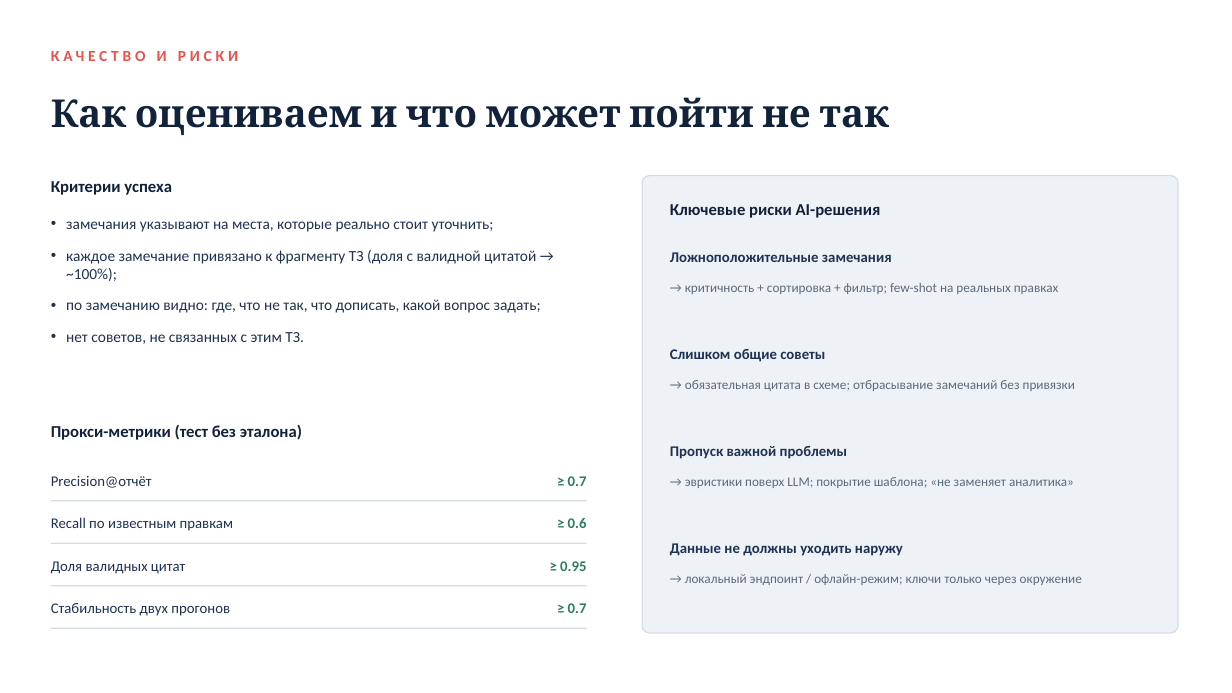
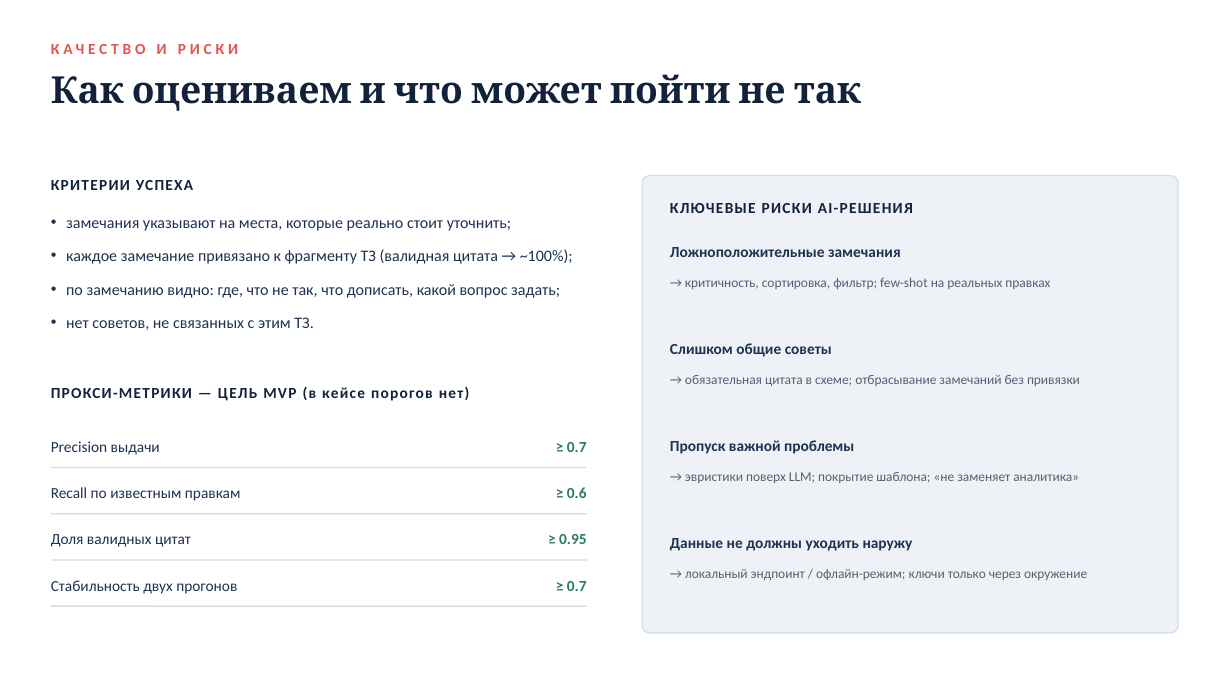
Before and after one commit to kayaal34/aitalenthub-hackathon, a slide deck: slide 8 of presentation/ТЗ-Ревьюер — промежуточная защита.pptx (slide 7 before the commit). Drawn at 1232x693 pixels with LibreOffice and Linux fonts; fonts in the diff are those of the drawing. Boxes give left, top, right and bottom in pixels: in the first picture for what was removed or moved away, otherwise in the second. Text is boxed around its words. In the diff, an @@ line names an element or a change of style, - is before the commit and + after.

```diff
--- a/presentation/ТЗ-Ревьюер — промежуточная защита.pptx
+++ b/presentation/ТЗ-Ревьюер — промежуточная защита.pptx
@@ text "КАЧЕСТВО И РИСКИ" at [157, 44, 167, 54]: vertical alignment middle to top @@
@@ text "Как оцениваем и что может ..." at [51, 74, 861, 111]: size 30 to 29 pt; vertical alignment middle to top @@
@@ text at [51, 180, 193, 190]: text changed; size 13 to 12 pt @@
-Критерии успеха
+КРИТЕРИИ УСПЕХА
@@ text at [670, 203, 913, 213]: text changed; size 13 to 12 pt @@
-Ключевые риски AI-решения
+КЛЮЧЕВЫЕ РИСКИ AI-РЕШЕНИЯ
@@ text at [66, 220, 560, 330]: size 12 to 12.5 pt in "замечания указывают на места, которые реально стоит ...", "по замечанию видно: где, что не так, ...", "нет советов, не связанных с этим ТЗ."; more space between paragraphs @@
@@ text at [66, 249, 573, 264]: text changed; size 12 to 12.5 pt @@
-• каждое замечание привязано к фрагменту ТЗ (доля с валидной цитатой → ~100%);
+• каждое замечание привязано к фрагменту ТЗ (валидная цитата → ~100%);
@@ text at [685, 277, 1050, 289]: text changed; size 10.3 to 10.5 pt; text colour #5B6B7C to #566173 @@
-→ критичность + сортировка + фильтр; few-shot на реальных правках
+→ критичность, сортировка, фильтр; few-shot на реальных правках
@@ text at [51, 386, 470, 401]: text changed; size 13 to 12 pt @@
-Прокси-метрики (тест без эталона)
+ПРОКСИ-МЕТРИКИ — ЦЕЛЬ MVP (в кейсе порогов нет)
@@ text at [51, 441, 160, 455]: text changed; size 11.5 to 12 pt @@
-Precision@отчёт
+Precision выдачи
@@ size 11.5 to 12 pt in 11 elements at [670, 247, 901, 257], [670, 343, 832, 357], [670, 440, 854, 454], [670, 538, 913, 551], [51, 580, 237, 594], [567, 581, 587, 591], [51, 534, 191, 547], [559, 534, 586, 544], [51, 487, 240, 501], [567, 487, 587, 498], [567, 442, 587, 452] @@
@@ text "≥ 0.7": place and size @@
-text "≥ 0.7" at [568, 476, 587, 486]
+text "≥ 0.7" at [567, 442, 587, 452]
@@ line moved from (51, 501) - (587, 501) to (51, 468) - (587, 468) @@
@@ 4 texts, 1 line: place and size @@
-4 texts, 1 line at [51, 517, 587, 574]
+4 texts, 1 line at [51, 487, 587, 547]
@@ 2 texts, 1 line: place and size @@
-2 texts, 1 line at [51, 586, 587, 616]
+2 texts, 1 line at [51, 560, 587, 594]
@@ size 10.3 to 10.5 pt, text colour #5B6B7C to #566173; line spacing 1 to 1.12 in 3 elements at [685, 375, 1080, 386], [685, 472, 1079, 483], [685, 569, 1087, 580] @@
@@ line moved from (51, 628) - (587, 628) to (51, 606) - (587, 606) @@
```
Also in this commit, not shown: 7 other slides changed, 1 slide added, 14 other files.
